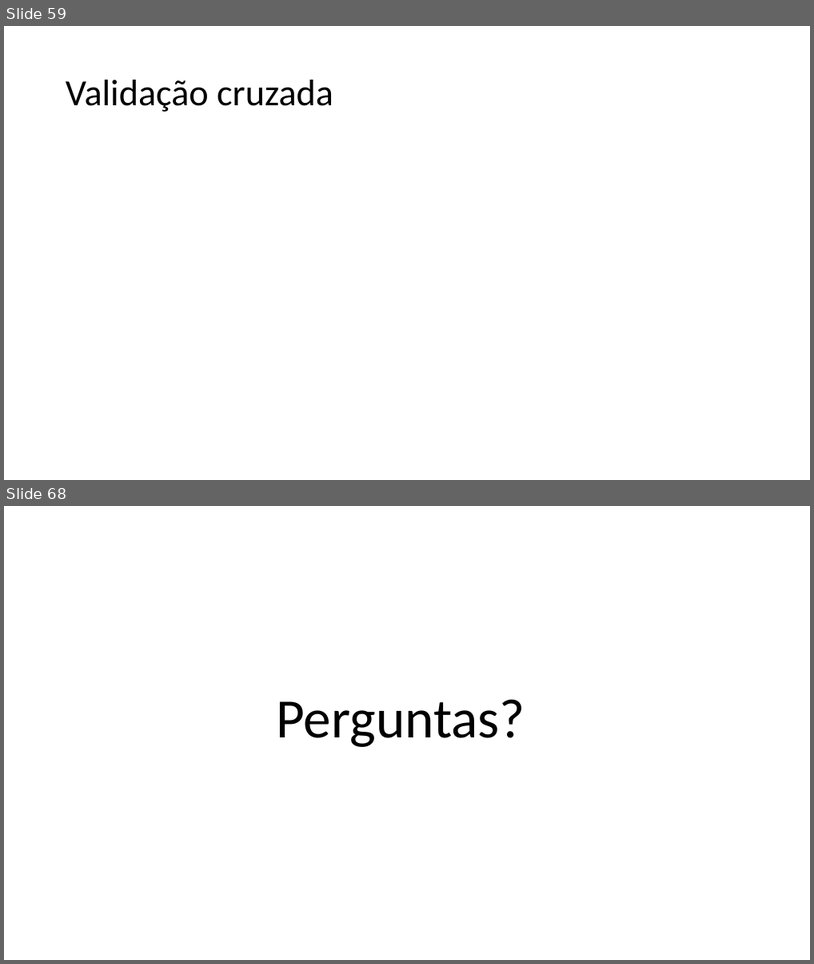
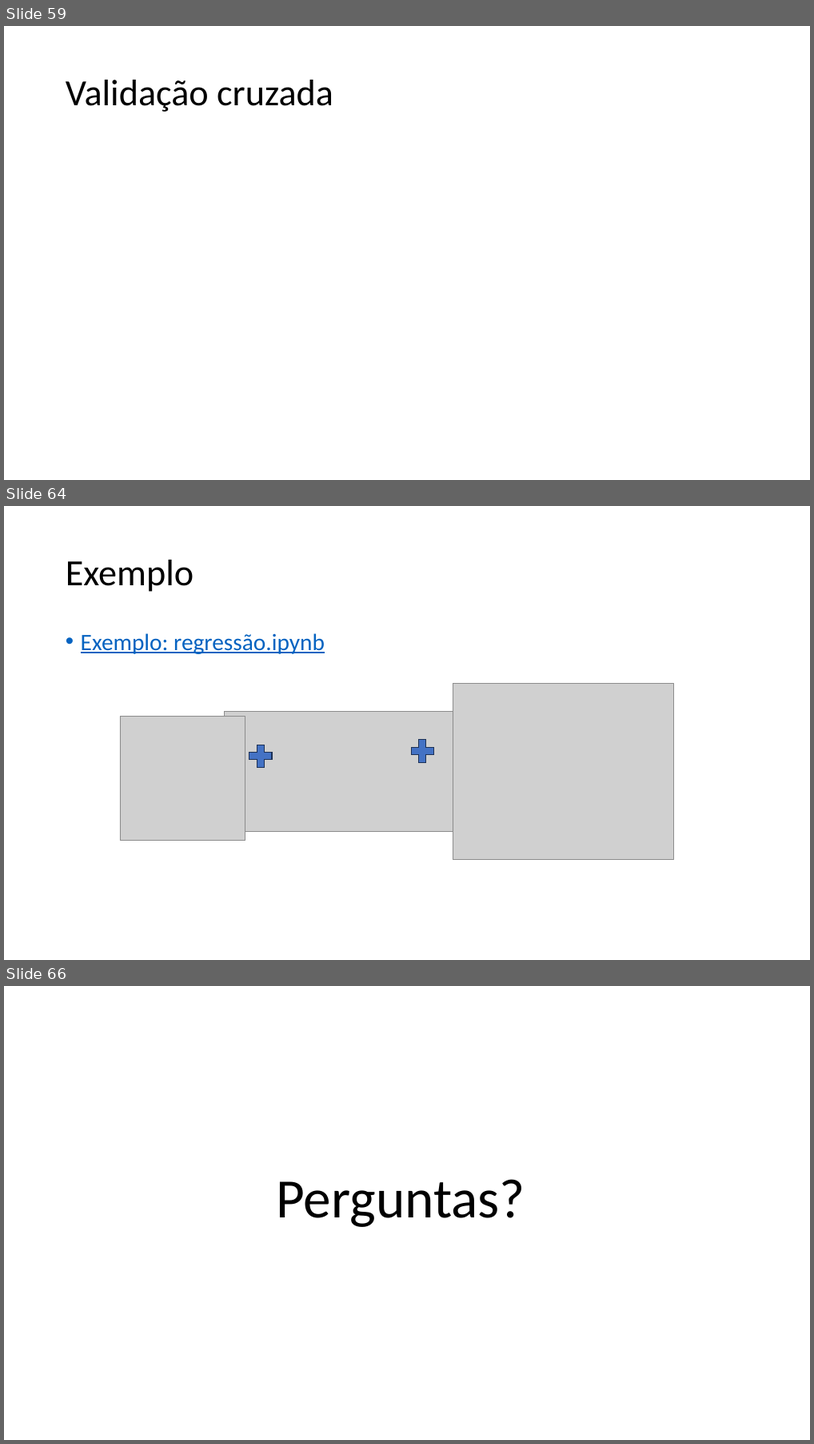
Before and after one commit to zz4fap/c24_inteligencia_artificial, a slide deck: slides/C24_Regressão.pptx. Shown one above the other, each under a label of ours: slides 59 and 68 before the commit, slides 59, 64 and 66 after it; the slides between them are not shown. The pictures are 814x964 and 814x1444 pixels, drawn with LibreOffice and Linux fonts; fonts in the diff are those of the drawing; grey boxes stand for pictures. Boxes give left, top, right and bottom in pixels: in the first picture for what was removed or moved away, otherwise in the second. Text is boxed around its words. In the diff, an @@ line names an element or a change of style, - is before the commit and + after.

```diff
--- a/slides/C24_Regressão.pptx
+++ b/slides/C24_Regressão.pptx
@@ slide 64 added at [4,506,810,960], background #FFFFFF @@
@@ title added at [66,560,194,592], 44 pt, text #000000 @@
+Exemplo
@@ text added at [81,633,325,654], 28 pt, text #0563C1, underline @@
+• Exemplo: regressão.ipynb
@@ group added at [120,684,674,860]: 3 pictures, 2 plus signs @@
@@ what was slide 68 is now slide 66 @@
```
Also in this commit, not shown: 7 slides changed, 2 other slides added, 5 slides removed, 2 other files.
